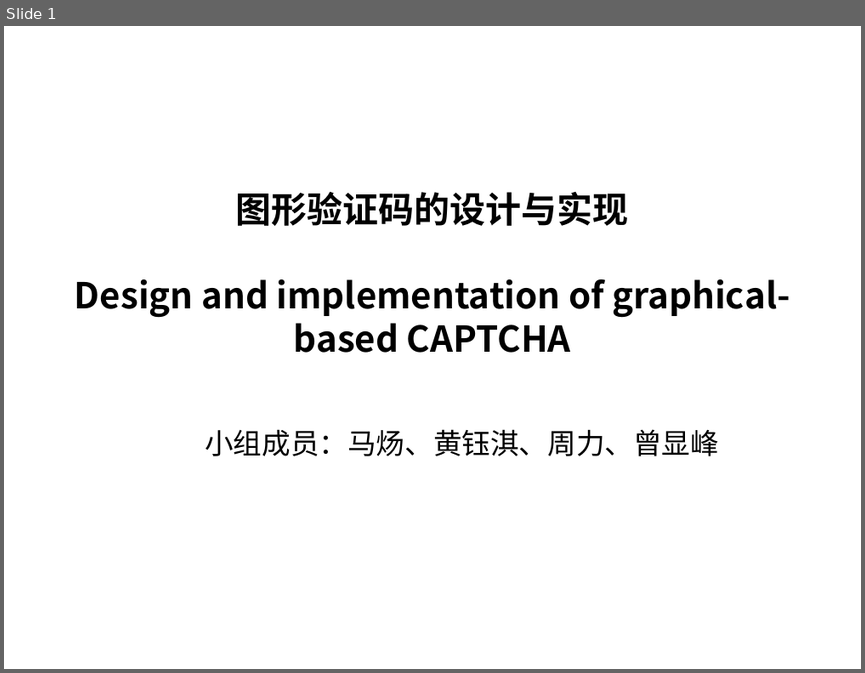
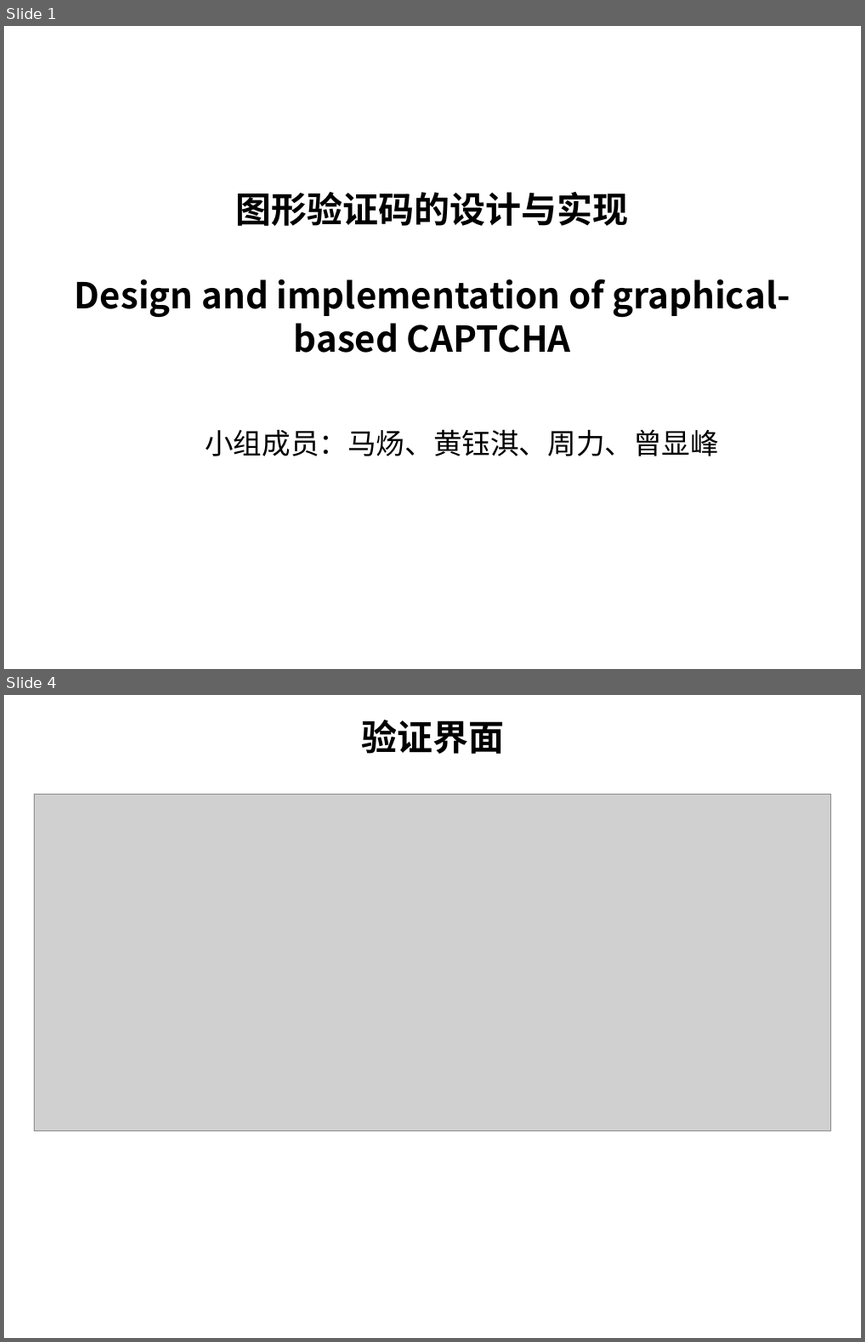
Before and after one commit to hyqPKU/secure, a slide deck: 图形验证码.pptx. Shown one above the other, each under a label of ours: slide 1 before the commit, slides 1 and 4 after it; the slides between them are not shown. The pictures are 865x673 and 865x1342 pixels, drawn with LibreOffice and Linux fonts; fonts in the diff are those of the drawing; grey boxes stand for pictures; background and template pictures are left out. Boxes give left, top, right and bottom in pixels: in the first picture for what was removed or moved away, otherwise in the second. Text is boxed around its words. In the diff, an @@ line names an element or a change of style, - is before the commit and + after.

```diff
--- a/图形验证码.pptx
+++ b/图形验证码.pptx
@@ slide 4 added at box(4, 695, 861, 1338), background picture (left out) @@
@@ text added at box(361, 720, 504, 754), 30 pt, text #000000, bold @@
+验证界面
@@ picture added at box(34, 794, 830, 1131) @@
```
Also in this commit, not shown: 3 slides changed, 5 other slides added, 4 slides removed.
